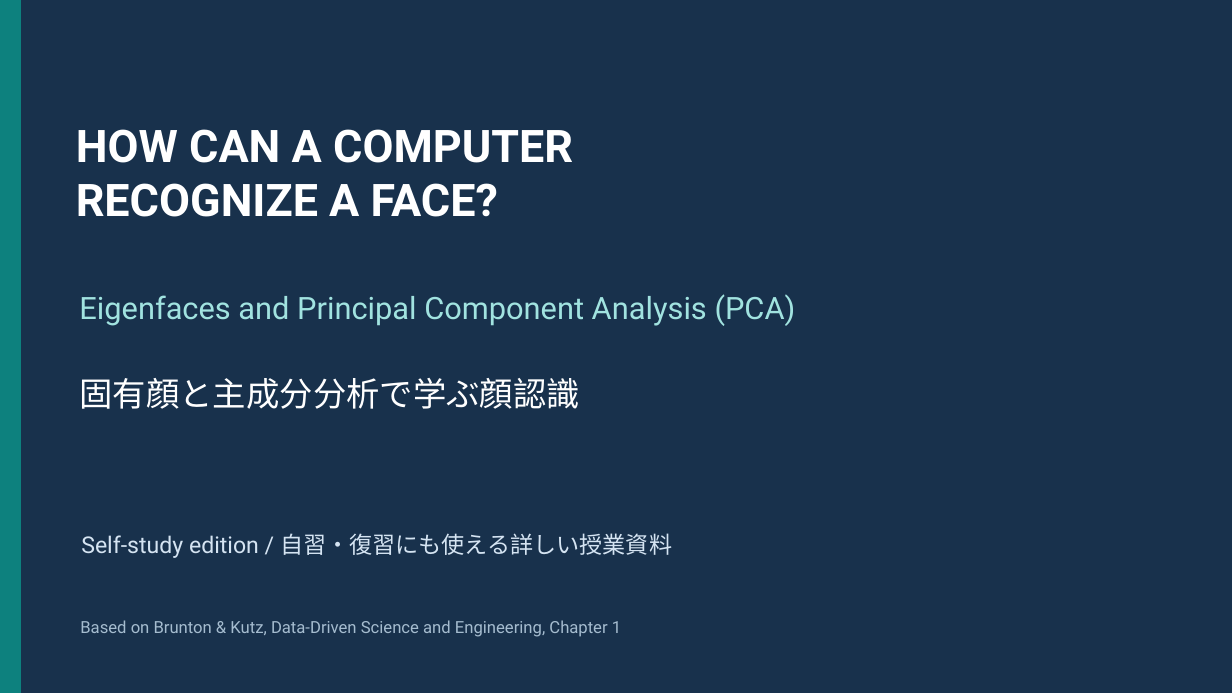
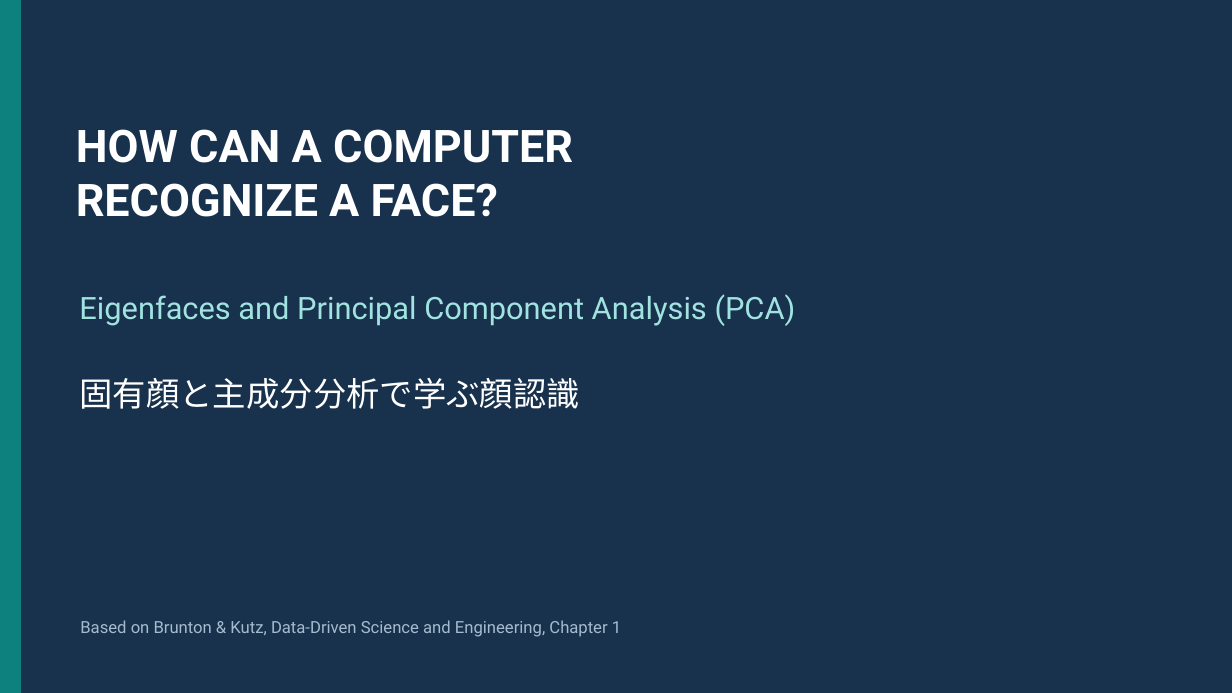
Before and after one commit to Matus-Tanonwong/face-recognition-kenshu, a slide deck: slide 1 of Week-1/Eigenfaces_PCA_Bilingual_Lecture.pptx. Drawn at 1232x693 pixels with LibreOffice and Linux fonts; fonts in the diff are those of the drawing. Boxes give left, top, right and bottom in pixels: in the first picture for what was removed or moved away, otherwise in the second. Text is boxed around its words. In the diff, an @@ line names an element or a change of style, - is before the commit and + after.

Commit message:
updated

```diff
--- a/Week-1/Eigenfaces_PCA_Bilingual_Lecture.pptx
+++ b/Week-1/Eigenfaces_PCA_Bilingual_Lecture.pptx
@@ text removed at box(81, 533, 672, 558) @@
-Self-study edition / 自習・復習にも使える詳しい授業資料
```
Also in this commit, not shown: 2 other slides changed.
